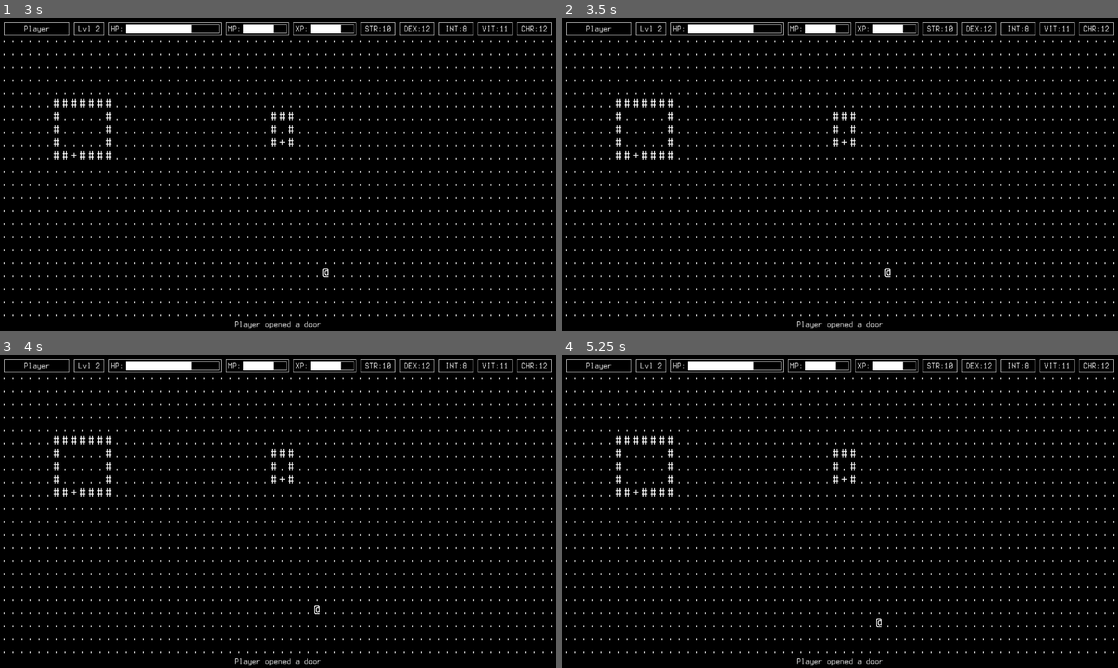
Above: before the commit, frames 1-4 (two rows, left to right).
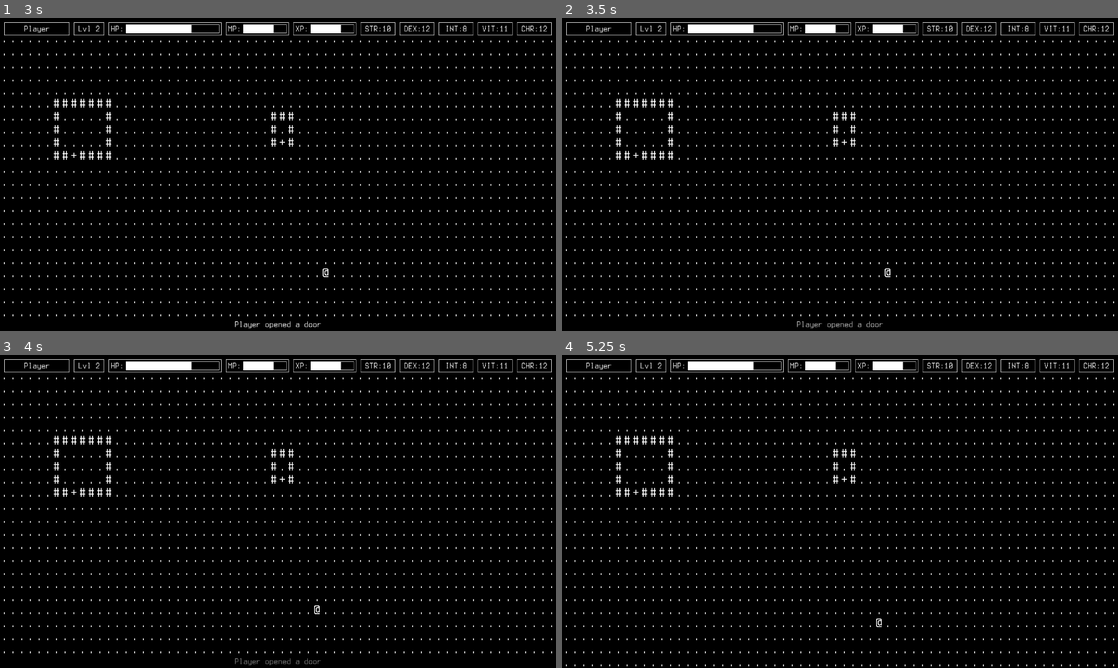
Above: after the commit, the same moments.

Repository: Coronyt/winternocte
Game: Godot game, scene res://game/world.tscn
Two runs of this game, one before a commit and one after it. Both use one fixed random seed, a clock stepped at 60 frames per second and the inputs below.
Inputs:
- Up to frame 1 (3 s): tap Enter at 0.5, 2 s; hold Right (right) 0.53-1.28 s; tap Space at 1.25, 2.75 s; hold Down (down) 1.28-2.03 s; hold Right (right) 2.03-2.78 s; hold Up (up) from 2.78 s (still down)
- Up to frame 2 (3.5 s): keep holding Up (up)
- Up to frame 3 (4 s): release Up (up) at 3.53 s; hold Left (left) from 3.53 s (still down)
- Up to frame 4 (5.25 s): release Left (left) at 5.03 s; hold Down (down) from 5.03 s (still down)

Frame 1 is identical in both runs. In frame 2, less than 0.1% of the frame differs, in the area x 42-58%, y 96-100%; in frame 3, 0.1%; in frame 4, 0.2%, in the area x 0-100%, y 96-100%.

Commit message:
Log message fade animation

Diff:
--- a/game/ui/log_message.tscn
+++ b/game/ui/log_message.tscn
@@ -1,13 +1,52 @@
-[gd_scene load_steps=3 format=3 uid="uid://c1udaga2s5dh5"]
+[gd_scene load_steps=7 format=3 uid="uid://c1udaga2s5dh5"]
 
+[ext_resource type="Script" uid="uid://e5n60kkgp34g" path="res://src/game/ui/log_message.gd" id="1_qaimg"]
 [ext_resource type="FontFile" uid="uid://c0tvwx7yxl2g3" path="res://assets/fonts/TerminusTTFWindows-4.49.3.ttf" id="1_uehj1"]
 
 [sub_resource type="StyleBoxFlat" id="StyleBoxFlat_m4twg"]
 bg_color = Color(0, 0, 0, 1)
 
+[sub_resource type="Animation" id="Animation_qaimg"]
+resource_name = "fade"
+length = 2.0
+tracks/0/type = "value"
+tracks/0/imported = false
+tracks/0/enabled = true
+tracks/0/path = NodePath("_log_message_body:modulate")
+tracks/0/interp = 1
+tracks/0/loop_wrap = true
+tracks/0/keys = {
+"times": PackedFloat32Array(0, 2),
+"transitions": PackedFloat32Array(1, 1),
+"update": 0,
+"values": [Color(1, 1, 1, 1), Color(0.012617188, 0.012617188, 0.012617188, 1)]
+}
+
+[sub_resource type="Animation" id="Animation_tglb1"]
+length = 0.001
+tracks/0/type = "value"
+tracks/0/imported = false
+tracks/0/enabled = true
+tracks/0/path = NodePath("_log_message_body:modulate")
+tracks/0/interp = 1
+tracks/0/loop_wrap = true
+tracks/0/keys = {
+"times": PackedFloat32Array(0),
+"transitions": PackedFloat32Array(1),
+"update": 0,
+"values": [Color(1, 1, 1, 1)]
+}
+
+[sub_resource type="AnimationLibrary" id="AnimationLibrary_s0f1g"]
+_data = {
+&"RESET": SubResource("Animation_tglb1"),
+&"fade": SubResource("Animation_qaimg")
+}
+
 [node name="_log_message" type="Panel"]
 custom_minimum_size = Vector2(1280, 30)
 theme_override_styles/panel = SubResource("StyleBoxFlat_m4twg")
+script = ExtResource("1_qaimg")
 
 [node name="_log_message_body" type="RichTextLabel" parent="."]
 layout_mode = 0
@@ -19,3 +58,16 @@
 text = "Player opened a door"
 horizontal_alignment = 1
 vertical_alignment = 1
+
+[node name="_log_message_timer" type="Timer" parent="."]
+wait_time = 3.0
+one_shot = true
+autostart = true
+
+[node name="_log_message_anim" type="AnimationPlayer" parent="."]
+libraries = {
+&"": SubResource("AnimationLibrary_s0f1g")
+}
+
+[connection signal="timeout" from="_log_message_timer" to="." method="_on_log_message_timer_timeout"]
+[connection signal="animation_finished" from="_log_message_anim" to="." method="_on_log_message_animation_finished"]
--- a/src/game/ui/log_message.gd
+++ b/src/game/ui/log_message.gd
@@ -1 +1,9 @@
 extends Node
+
+@onready var anim = $_log_message_anim
+
+func _on_log_message_timer_timeout():
+	anim.play("fade")
+
+func _on_log_message_animation_finished(_anim_name):
+	self.queue_free()
